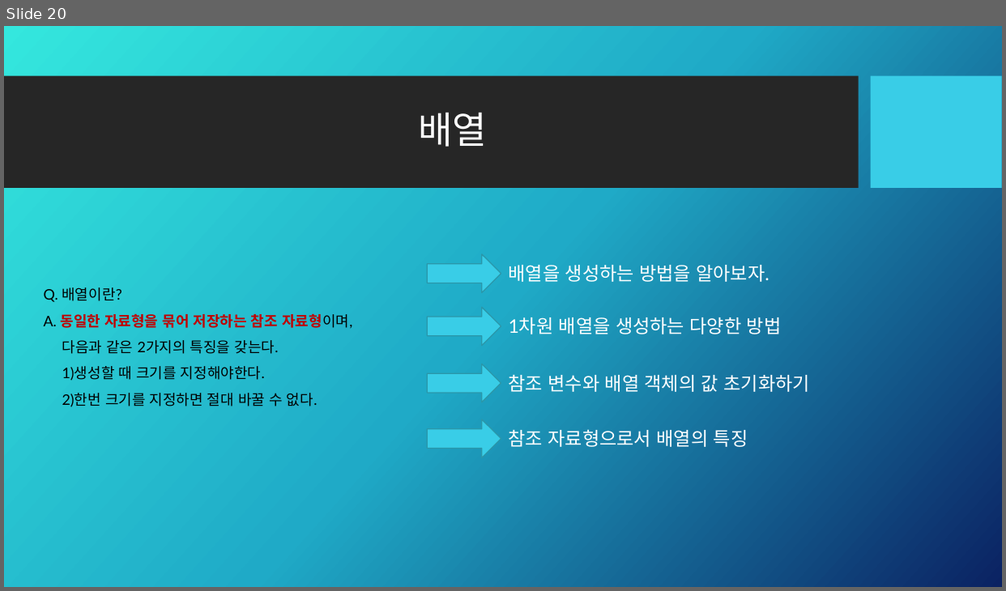
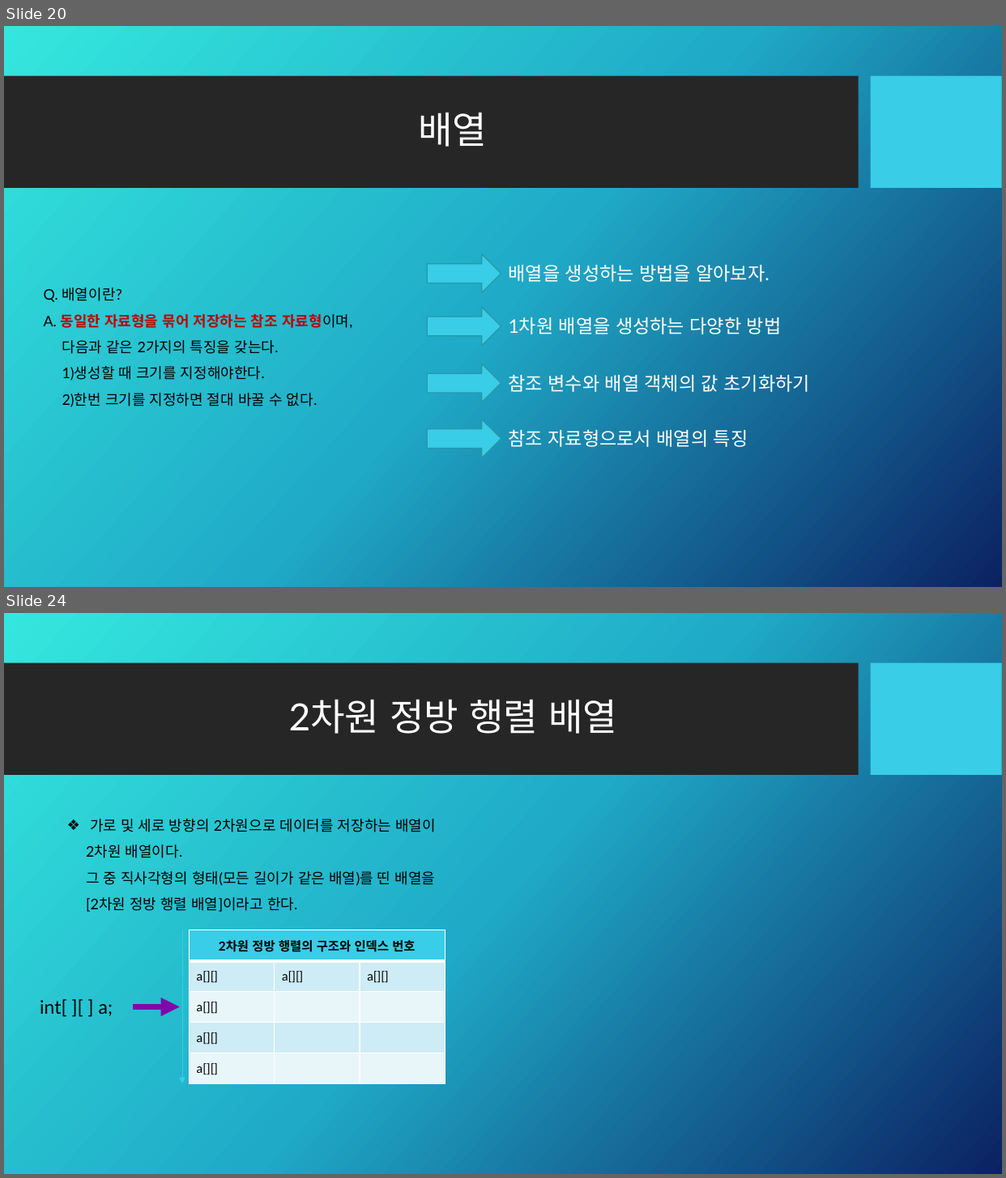
Before and after one commit to Kalex007s/java, a slide deck: study001/교육자료/Java.pptx. Shown one above the other, each under a label of ours: slide 20 before the commit, slides 20 and 24 after it; the slides between them are not shown. The pictures are 1006x591 and 1006x1178 pixels, drawn with LibreOffice and Linux fonts; fonts in the diff are those of the drawing; background and template pictures are left out. Boxes give left, top, right and bottom in pixels: in the first picture for what was removed or moved away, otherwise in the second. Text is boxed around its words. In the diff, an @@ line names an element or a change of style, - is before the commit and + after.

```diff
--- a/study001/교육자료/Java.pptx
+++ b/study001/교육자료/Java.pptx
@@ slide 24 added at bbox=[4, 613, 1002, 1174], background picture (left out); not listed: 2 template elements that a slide beside it also shows @@
@@ title added at bbox=[289, 699, 617, 734], 36 pt, text #FFFFFF @@
+2차원 정방 행렬 배열
@@ text added at bbox=[86, 819, 436, 912], 14 pt, text #000000 @@
+❖ 가로 및 세로 방향의 2차원으로 데이터를 저장하는 배열이 2차원 배열이다.
+  그 중 직사각형의 형태(모든 길이가 같은 배열)를 띤 배열을 [2차원 정방 행렬 배열]이라고 한다.
@@ arrow added from (182, 931) to (182, 1084), #39CDE7 0.75 pt @@
@@ table added at bbox=[189, 931, 445, 1084], 5 rows, 3 columns @@
+2차원 정방 행렬의 구조와 인덱스 번호 |  | 
+a[][] | a[][] | a[][]
+a[][] |  | 
+a[][] |  | 
+a[][] |  | 
@@ text added at bbox=[40, 999, 113, 1017], 18 pt, text #000000 @@
+int[ ][ ] a;
@@ arrow added from (133, 1007) to (180, 1007), #8207A9 6 pt @@
```
Also in this commit, not shown: 2 slides changed, 1 other slide added, 3 other files.
